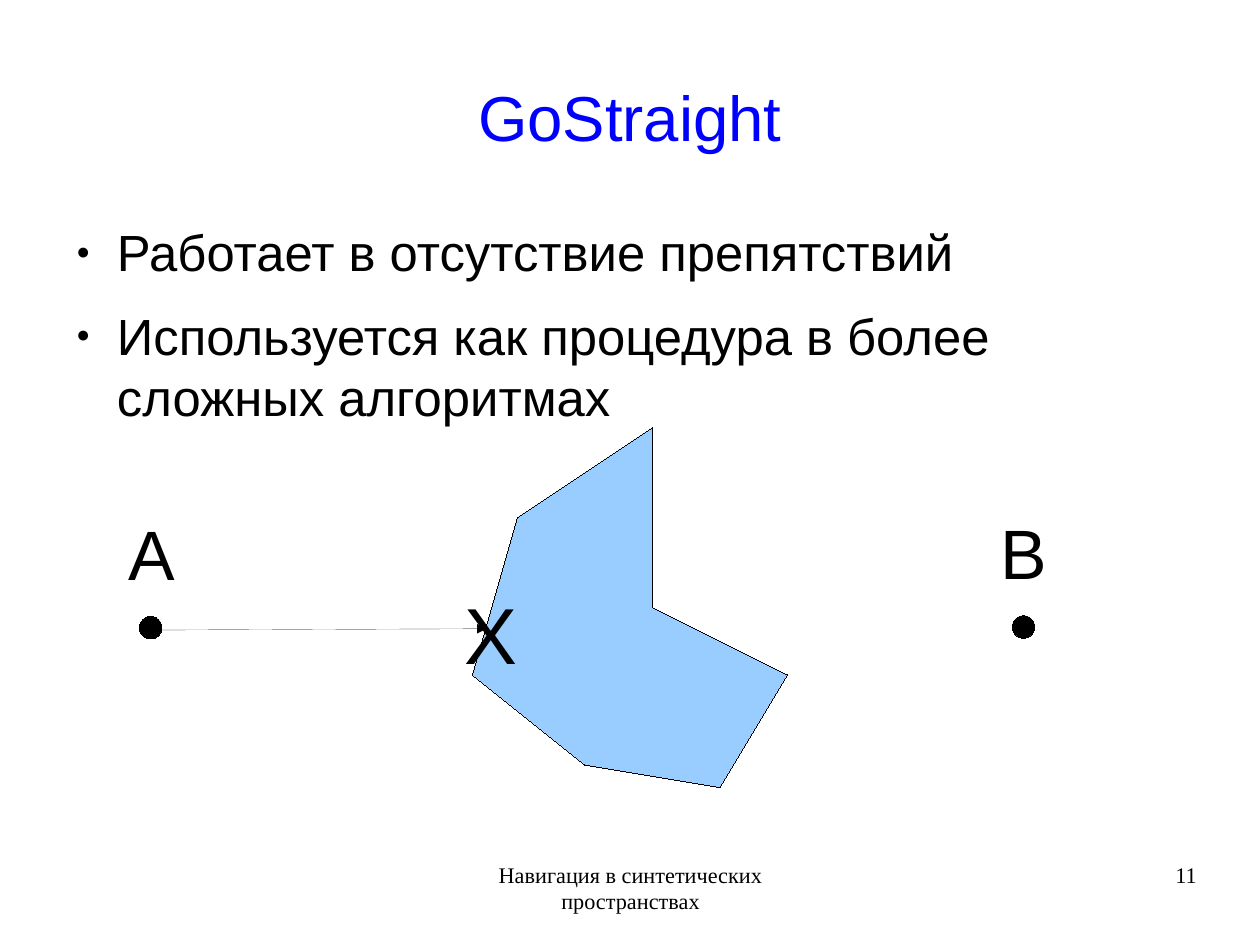
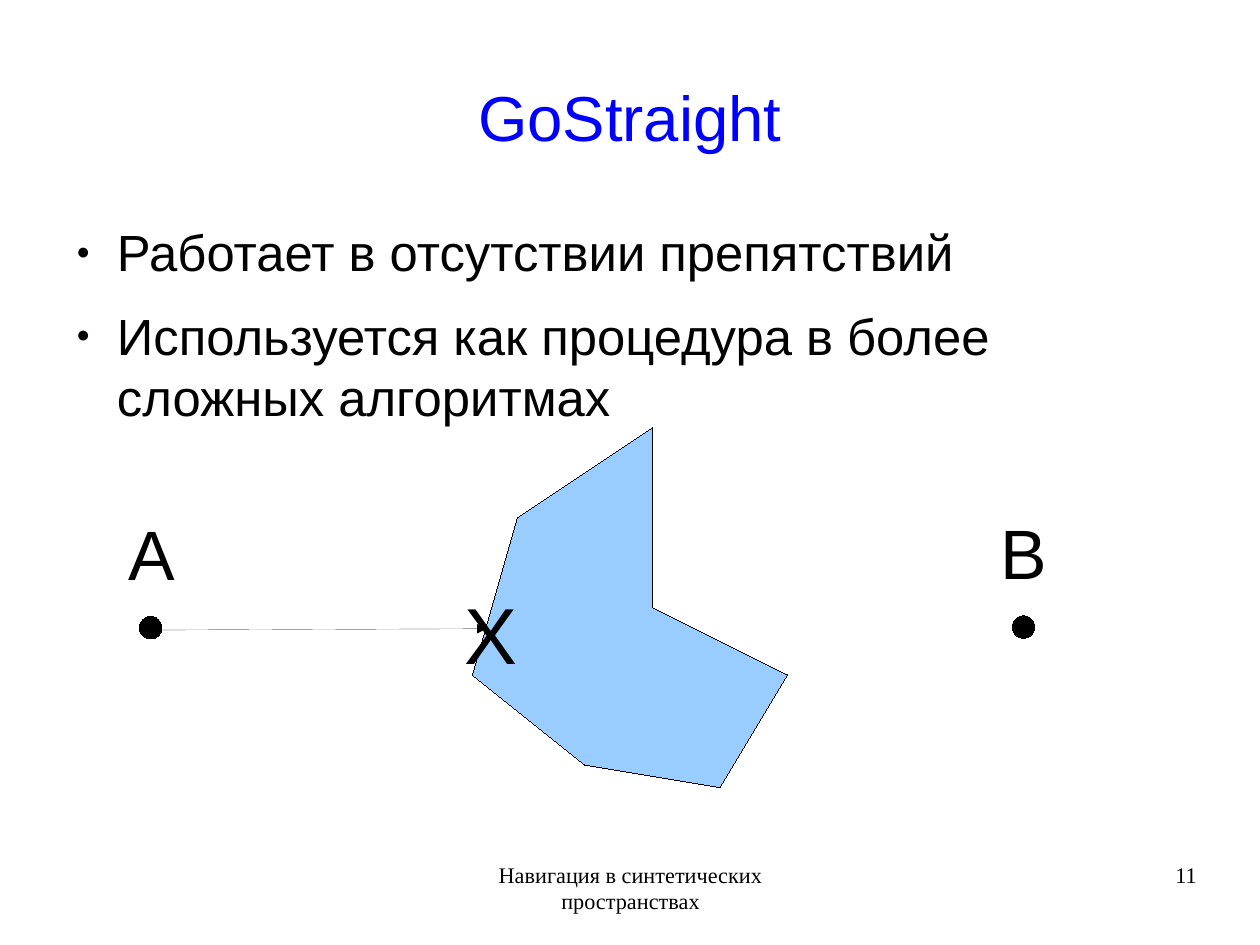
Before and after one commit to rutsky/semester09, a slide deck: slide 11 of Artificial_intelligence/Navigation_in_synthetic_space/50572_Rutsky_Navigation_in_synthetic_space.odp. Drawn at 1260x945 pixels with LibreOffice and Linux fonts; fonts in the diff are those of the drawing. Boxes give left, top, right and bottom in pixels: in the first picture for what was removed or moved away, otherwise in the second. Text is boxed around its words. In the diff, an @@ line names an element or a change of style, - is before the commit and + after.

```diff
--- a/Artificial_intelligence/Navigation_in_synthetic_space/50572_Rutsky_Navigation_in_synthetic_space.odp
+++ b/Artificial_intelligence/Navigation_in_synthetic_space/50572_Rutsky_Navigation_in_synthetic_space.odp
@@ text at box(117, 233, 953, 282): text changed @@
-● Работает в отсутствие препятствий
+● Работает в отсутствии препятствий
```
Also in this commit, not shown: 3 other slides changed, 2 other files.
